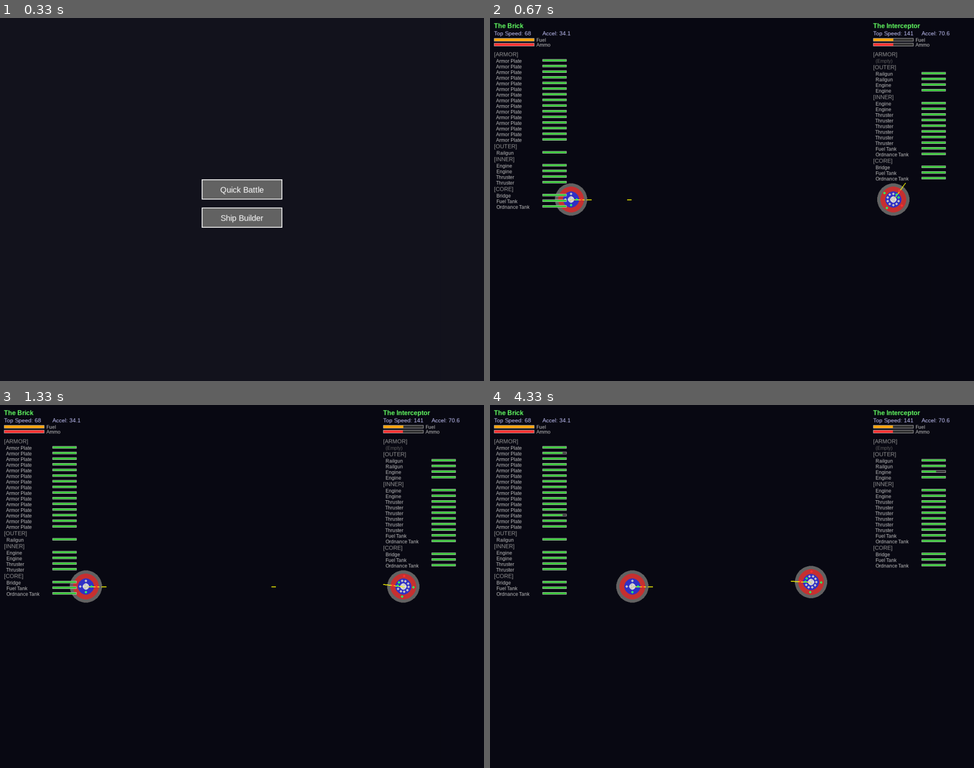
Above: before the commit, frames 1-4 (two rows, left to right).
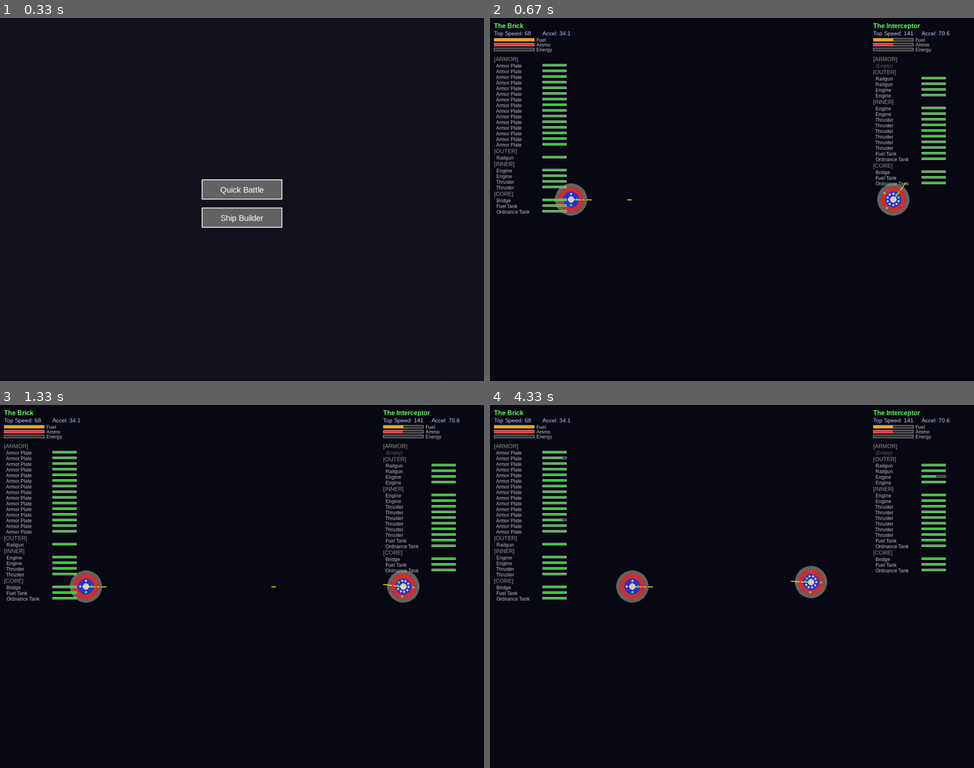
Above: after the commit, the same moments.

Repository: ropesend/StarshipBattles
Game: pygame game, started from main.py
The game is run twice, just before and just after one commit, with the same random seed, the same clock (stepped at 60 frames per second) and the same inputs.
Inputs (mouse positions are in pixels of both pictures, inside the frame that each line leads up to):
- Up to frame 1 (0.33 s): no input
- Up to frame 2 (0.67 s): press the mouse at (732, 188) at 0.37 s; move the mouse to (722, 145) at 0.47 s; release the mouse at (712, 101) at 0.6 s
- Up to frame 3 (1.33 s): no input
- Up to frame 4 (4.33 s): no input

Frame 1 is identical in both runs. In frame 2, 4.0% of the frame differs, in the area x 0-95%, y 8-54%; in frame 3, 4.0%; in frame 4, 4.1%.

Commit message:
feat: Implement energy resource system and beam weapons with raycast hit detection and visual effects.

Diff:
--- a/components.json
+++ b/components.json
@@ -98,6 +98,51 @@
             "capacity": 500,
             "resource_type": "ammo",
             "sprite_index": 34
+        },
+        {
+            "id": "battery",
+            "name": "Battery",
+            "type": "Tank",
+            "mass": 30,
+            "hp": 50,
+            "allowed_layers": [
+                "CORE",
+                "INNER",
+                "OUTER"
+            ],
+            "capacity": 200,
+            "resource_type": "energy",
+            "sprite_index": 26
+        },
+        {
+            "id": "generator",
+            "name": "Generator",
+            "type": "Generator",
+            "mass": 50,
+            "hp": 80,
+            "allowed_layers": [
+                "CORE",
+                "INNER"
+            ],
+            "energy_generation": 25,
+            "sprite_index": 9
+        },
+        {
+            "id": "laser_beam",
+            "name": "Laser Beam",
+            "type": "BeamWeapon",
+            "mass": 20,
+            "hp": 40,
+            "allowed_layers": [
+                "OUTER"
+            ],
+            "damage": 15,
+            "range": 500,
+            "reload": 0.2,
+            "energy_cost": 5,
+            "base_accuracy": 1.0,
+            "accuracy_falloff": 0.002,
+            "sprite_index": 18
         }
     ]
 }
--- a/components.py
+++ b/components.py
@@ -106,6 +106,30 @@
         return Armor(self.data)
 
 # Registry
+class Generator(Component):
+    def __init__(self, data):
+        super().__init__(data)
+        self.energy_generation_rate = data.get('energy_generation', 0)
+
+    def clone(self):
+        return Generator(self.data)
+
+class BeamWeapon(Weapon):
+    def __init__(self, data):
+        super().__init__(data)
+        self.energy_cost = data.get('energy_cost', 0)
+        self.base_accuracy = data.get('base_accuracy', 1.0)
+        self.accuracy_falloff = data.get('accuracy_falloff', 0.001)
+
+    def clone(self):
+        return BeamWeapon(self.data)
+
+    def calculate_hit_chance(self, distance):
+        # Linear falloff
+        chance = self.base_accuracy - (distance * self.accuracy_falloff)
+        return max(0.0, min(1.0, chance))
+
+
 COMPONENT_REGISTRY = {}
 
 def load_components(filepath="components.json"):
@@ -147,6 +171,10 @@
                     obj = Tank(comp_def)
                 elif c_type == "Armor":
                     obj = Armor(comp_def)
+                elif c_type == "Generator":
+                    obj = Generator(comp_def)
+                elif c_type == "BeamWeapon":
+                    obj = BeamWeapon(comp_def)
                 else:
                     obj = Component(comp_def)
 
--- a/main.py
+++ b/main.py
@@ -1,6 +1,7 @@
 import pygame
 import time
 import math
+import random
 from ship import Ship, LayerType
 from ai import AIController
 from designs import create_brick, create_interceptor
@@ -114,6 +115,10 @@
     # Ammo
     draw_bar(surface, x, y, 100, 8, ship.current_ammo / ship.max_ammo if ship.max_ammo > 0 else 0, (255, 50, 50))
     surface.blit(font_small.render("Ammo", True, (200, 200, 200)), (x + 105, y - 2))
+    y += 12
+    # Energy
+    draw_bar(surface, x, y, 100, 8, ship.current_energy / ship.max_energy if ship.max_energy > 0 else 0, (50, 100, 255))
+    surface.blit(font_small.render("Energy", True, (200, 200, 200)), (x + 105, y - 2))
     y += 20
 
     # 4. Component List
@@ -195,6 +200,7 @@
         self.ai1 = None
         self.ai2 = None
         self.projectiles = []
+        self.beams = []
 
         # Menu UI
         self.menu_buttons = [
@@ -228,6 +234,7 @@
         self.ai1 = AIController(self.ship1, self.ship2)
         self.ai2 = AIController(self.ship2, self.ship1)
         self.projectiles = []
+        self.beams = []
         self.state = BATTLE
 
     def update_battle(self, dt):
@@ -236,11 +243,88 @@
         self.ship1.update(dt)
         self.ship2.update(dt)
 
-        # Collect Projectiles
+        # Collect Attacks (Projectiles and Beams)
+        new_attacks = []
         if hasattr(self.ship1, 'just_fired_projectiles'):
-            self.projectiles.extend(self.ship1.just_fired_projectiles)
+            new_attacks.extend(self.ship1.just_fired_projectiles)
         if hasattr(self.ship2, 'just_fired_projectiles'):
-            self.projectiles.extend(self.ship2.just_fired_projectiles)
+            new_attacks.extend(self.ship2.just_fired_projectiles)
+
+        for attack in new_attacks:
+            if attack['type'] == 'projectile':
+                self.projectiles.append(attack)
+            elif attack['type'] == 'beam':
+                # Immediate Raycast Hit Logic
+
+                start_pos = attack['origin']
+                direction = attack['direction']
+                max_range = attack['range']
+                end_pos = start_pos + direction * max_range
+
+                # Check for hits against enemies
+                # Ideally we raycast against all enemies. Here we just have ship1/ship2
+                target = self.ship2 if attack['owner'] == self.ship1 else self.ship1
+
+                if target.is_alive:
+                    # Simple Ray-Circle intersection
+                    # Vector from start to circle center
+                    f = start_pos - target.position
+
+                    # Quadratic Equation coefficients for ray-circle
+                    # ray = P + td
+                    # |P + td - C|^2 = r^2
+                    # let P-C = f
+                    # |f + td|^2 = r^2
+                    # (f.x + t*d.x)^2 + (f.y + t*d.y)^2 = r^2
+                    # ... a*t^2 + b*t + c = 0
+
+                    a = direction.dot(direction)
+                    b = 2 * f.dot(direction)
+                    c = f.dot(f) - 40**2 # 40 is collision radius
+
+                    discriminant = b*b - 4*a*c
+
+                    hit_dist = -1
+                    if discriminant >= 0:
+                        # Hit!
+                        t1 = (-b - math.sqrt(discriminant)) / (2*a)
+                        t2 = (-b + math.sqrt(discriminant)) / (2*a)
+
+                        # We want the smallest positive t
+                        if t1 >= 0 and t1 <= max_range:
+                            hit_dist = t1
+                        elif t2 >= 0 and t2 <= max_range:
+                            hit_dist = t2
+
+                    if hit_dist >= 0:
+                        # Confirm Hit Chance
+                        # Calculate modifiers
+                        beam_comp = attack['component']
+                        chance = beam_comp.calculate_hit_chance(hit_dist)
+
+                        # Modify by target size (optional, stick to requested logic)
+                        # User said: "size modifier is the target size / standard size"
+                        # Standard size not defined, let's assume radius 40 is standard
+                        size_mod = 40.0 / 40.0
+
+                        final_chance = chance * size_mod
+
+                        if random.random() < final_chance:
+                            # HIT
+                            target.take_damage(attack['damage'])
+                            end_pos = start_pos + direction * hit_dist # Visual beam stops at target
+                            print(f"Beam HIT! Chance: {final_chance:.2f}")
+                        else:
+                            # MISS
+                            print(f"Beam MISS! Chance: {final_chance:.2f}")
+
+                # Create visual beam
+                self.beams.append({
+                    'start': start_pos,
+                    'end': end_pos,
+                    'timer': 0.2, # Stick around for 0.2s
+                    'color': (100, 255, 255)
+                })
 
         # Update Projectiles
         for p in self.projectiles[:]:
@@ -260,6 +344,12 @@
             if hit or p['distance_traveled'] > p['range']:
                 self.projectiles.remove(p)
 
+        # Update Beams (Visuals)
+        for b in self.beams[:]:
+            b['timer'] -= dt
+            if b['timer'] <= 0:
+                self.beams.remove(b)
+
     def draw_battle(self):
         self.screen.fill(BG_COLOR)
         draw_ship(self.screen, self.ship1)
@@ -269,6 +359,14 @@
             start = p['pos']
             end = p['pos'] - p['vel'].normalize() * 10
             pygame.draw.line(self.screen, (255, 255, 0), start, end, 2)
+
+        for b in self.beams:
+            # Fade out
+            alpha = int(255 * (b['timer'] / 0.2))
+            color = b['color'] # RGB
+            # Pygame draw.line doesn't support alpha directly on main screen usually unless surface with alpha
+            # For simplicity, we just draw solid or thin
+            pygame.draw.line(self.screen, color, b['start'], b['end'], 3)
 
         draw_hud(self.screen, self.ship1, 10, 10)
         draw_hud(self.screen, self.ship2, WIDTH - 250, 10)
--- a/ship.py
+++ b/ship.py
@@ -2,7 +2,7 @@
 import random
 import math
 from physics import PhysicsBody
-from components import Component, LayerType, Bridge, Engine, Thruster, Tank, Armor, Weapon
+from components import Component, LayerType, Bridge, Engine, Thruster, Tank, Armor, Weapon, Generator, BeamWeapon
 
 class Ship(PhysicsBody):
     def __init__(self, name, x, y, color):
@@ -26,6 +26,9 @@
         self.current_fuel = 0
         self.max_ammo = 0
         self.current_ammo = 0
+        self.max_energy = 0
+        self.current_energy = 0
+        self.energy_gen_rate = 0
 
         # Stats
         self.total_thrust = 0
@@ -69,6 +72,8 @@
         self.turn_speed = 0
         self.max_fuel = 0
         self.max_ammo = 0
+        self.max_energy = 0
+        self.energy_gen_rate = 0
 
         self.drag = 0.5 # Default drag/friction
         self.layers[LayerType.ARMOR]['max_hp_pool'] = 0
@@ -79,17 +84,22 @@
                     self.total_thrust += comp.thrust_force
                 elif isinstance(comp, Thruster):
                     self.turn_speed += comp.turn_speed
+                elif isinstance(comp, Generator):
+                    self.energy_gen_rate += comp.energy_generation_rate
                 elif isinstance(comp, Tank):
                     if comp.resource_type == 'fuel':
                         self.max_fuel += comp.capacity
                     elif comp.resource_type == 'ammo':
                         self.max_ammo += comp.capacity
+                    elif comp.resource_type == 'energy':
+                        self.max_energy += comp.capacity
                 elif isinstance(comp, Armor) and layer_type == LayerType.ARMOR:
                     self.layers[LayerType.ARMOR]['max_hp_pool'] += comp.max_hp
 
         # Reset current resources if initializing (simplified)
         if self.current_fuel == 0: self.current_fuel = self.max_fuel
         if self.current_ammo == 0: self.current_ammo = self.max_ammo
+        if self.current_energy == 0: self.current_energy = self.max_energy
 
         # Armor HP initialization
         if self.layers[LayerType.ARMOR]['hp_pool'] == 0:
@@ -110,6 +120,12 @@
     def update(self, dt):
         if not self.is_alive: return
 
+        # Regenerate Energy
+        if self.current_energy < self.max_energy:
+            self.current_energy += self.energy_gen_rate * dt
+            if self.current_energy > self.max_energy:
+                self.current_energy = self.max_energy
+
         # Arcade Movement Logic
         # 1. Rotation and cooldowns are handled
         pass # Rotation is done in rotate() or super().update? Wait, PhysicsBody handles rotation integration.
@@ -229,35 +245,55 @@
     def fire_weapons(self):
         """
         Attempts to fire all ready weapons.
-        Returns a list of dicts: {'pos': (x,y), 'vel': (vx, vy), 'damage': d, 'color': c}
+        Returns a list of dicts representing attacks (Projectiles or Beams).
         """
-        projectiles = []
-        if self.current_ammo <= 0: return projectiles
+        attacks = []
 
         for layer in self.layers.values():
             for comp in layer['components']:
                 if isinstance(comp, Weapon) and comp.is_active:
-                    if self.current_ammo >= comp.ammo_cost and comp.can_fire():
+                    # Determine cost and resource type
+                    cost = 0
+                    has_resource = False
+
+                    if isinstance(comp, BeamWeapon):
+                        cost = comp.energy_cost
+                        has_resource = (self.current_energy >= cost)
+                    else:
+                        cost = comp.ammo_cost
+                        has_resource = (self.current_ammo >= cost)
+
+                    if has_resource and comp.can_fire():
                         if comp.fire():
-                            self.current_ammo -= comp.ammo_cost
-
-                            # Calculate projectile spawn info
-                            # Spawns at ship position (or offset?)
-                            # Muzzle velocity? "fast-moving yellow lines"
-                            # Let's say 400 pixels/sec + ship velocity
-                            muzzle_speed = 500
-                            forward = self.forward_vector()
-                            vel = self.velocity + forward * muzzle_speed
-
-                            projectiles.append({
-                                'pos': pygame.math.Vector2(self.position),
-                                'vel': vel,
-                                'damage': comp.damage,
-                                'range': comp.range,
-                                'distance_traveled': 0,
-                                'owner': self
-                            })
-        return projectiles
+                            # Deduct Resource
+                            if isinstance(comp, BeamWeapon):
+                                self.current_energy -= cost
+                                # Beam Event
+                                attacks.append({
+                                    'type': 'beam',
+                                    'owner': self,
+                                    'damage': comp.damage,
+                                    'range': comp.range,
+                                    'origin': pygame.math.Vector2(self.position),
+                                    'direction': self.forward_vector(),
+                                    'component': comp
+                                })
+                            else:
+                                self.current_ammo -= cost
+                                # Projectile Event
+                                muzzle_speed = 500
+                                forward = self.forward_vector()
+                                vel = self.velocity + forward * muzzle_speed
+                                attacks.append({
+                                    'type': 'projectile',
+                                    'pos': pygame.math.Vector2(self.position),
+                                    'vel': vel,
+                                    'damage': comp.damage,
+                                    'range': comp.range,
+                                    'distance_traveled': 0,
+                                    'owner': self
+                                })
+        return attacks
 
     def to_dict(self):
         """Serialize ship to dictionary."""
--- /dev/null
+++ b/visual_test_beam_weapon.py
@@ -0,0 +1,94 @@
+import pygame
+import time
+from ship import Ship, LayerType
+from components import Generator, Tank, BeamWeapon, Bridge, Engine, Thruster, Armor
+from main import draw_ship, draw_hud
+
+# Mock Data for Components
+GEN_DATA = {'id': 'gen1', 'name': 'Reactor', 'mass': 50, 'hp': 100, 'type': 'Generator', 'allowed_layers': ['CORE', 'INNER'], 'energy_generation': 50}
+TANK_DATA = {'id': 'bat1', 'name': 'Battery', 'mass': 20, 'hp': 50, 'type': 'Tank', 'allowed_layers': ['INNER', 'OUTER'], 'capacity': 100, 'resource_type': 'energy'}
+BEAM_DATA = {'id': 'las1', 'name': 'Laser', 'mass': 10, 'hp': 40, 'type': 'BeamWeapon', 'allowed_layers': ['OUTER'], 'damage': 10, 'range': 800, 'reload': 0.5, 'energy_cost': 20, 'base_accuracy': 1.0, 'accuracy_falloff': 0.001}
+BRIDGE_DATA = {'id': 'br1', 'name': 'Bridge', 'mass': 10, 'hp': 50, 'type': 'Bridge', 'allowed_layers': ['CORE']}
+
+def create_beam_ship(x, y, color):
+    s = Ship("BeamShip", x, y, color)
+    s.add_component(Bridge(BRIDGE_DATA), LayerType.CORE)
+    s.add_component(Generator(GEN_DATA), LayerType.INNER)
+    s.add_component(Tank(TANK_DATA), LayerType.INNER)
+    s.add_component(BeamWeapon(BEAM_DATA), LayerType.OUTER)
+    s.recalculate_stats()
+    # Fill energy
+    s.current_energy = s.max_energy
+    return s
+
+def run_test():
+    pygame.init()
+    screen = pygame.display.set_mode((800, 600))
+    clock = pygame.time.Clock()
+
+    attacker = create_beam_ship(200, 300, (0, 255, 255))
+    target = create_beam_ship(600, 300, (255, 0, 0)) # Using same ship as target for simplicity
+
+    running = True
+    projectiles = []
+    beams = [] # Visuals
+
+    print("Test Started. Press SPACE to Fire Beam.")
+
+    while running:
+        dt = clock.tick(60)/1000.0
+
+        for event in pygame.event.get():
+            if event.type == pygame.QUIT:
+                running = False
+            if event.type == pygame.KEYDOWN:
+                if event.key == pygame.K_SPACE:
+                    attacker.comp_trigger_pulled = True
+            if event.type == pygame.KEYUP:
+                if event.key == pygame.K_SPACE:
+                    attacker.comp_trigger_pulled = False
+
+        # Update
+        attacker.update(dt)
+        target.update(dt)
+
+        # Attack Logic (Simplified from main.py)
+        if hasattr(attacker, 'just_fired_projectiles'):
+            for attack in attacker.just_fired_projectiles:
+                if attack['type'] == 'beam':
+                    print("Beam Fired!")
+                    start = attack['origin']
+                    direction = attack['direction']
+                    r_range = attack['range']
+                    end = start + direction * r_range
+
+                    # Cheat Raycast (Horizontal only for test)
+                    dist = target.position.x - attacker.position.x
+                    if dist <= r_range and dist > 0:
+                        chance = attack['component'].calculate_hit_chance(dist)
+                        print(f"Distance: {dist}, Chance: {chance}")
+
+                        beams.append({'start': start, 'end': target.position, 'timer': 0.5, 'color': (255, 255, 255)})
+                    else:
+                        print("Target out of range")
+                        beams.append({'start': start, 'end': end, 'timer': 0.5, 'color': (100, 100, 255)})
+
+        screen.fill((20, 20, 20))
+        draw_ship(screen, attacker)
+        draw_ship(screen, target)
+        draw_hud(screen, attacker, 10, 10)
+
+        # Draw Beams
+        for b in beams[:]:
+            b['timer'] -= dt
+            if b['timer'] <= 0:
+                beams.remove(b)
+            else:
+                pygame.draw.line(screen, b['color'], b['start'], b['end'], 3)
+
+        pygame.display.flip()
+
+    pygame.quit()
+
+if __name__ == "__main__":
+    run_test()
